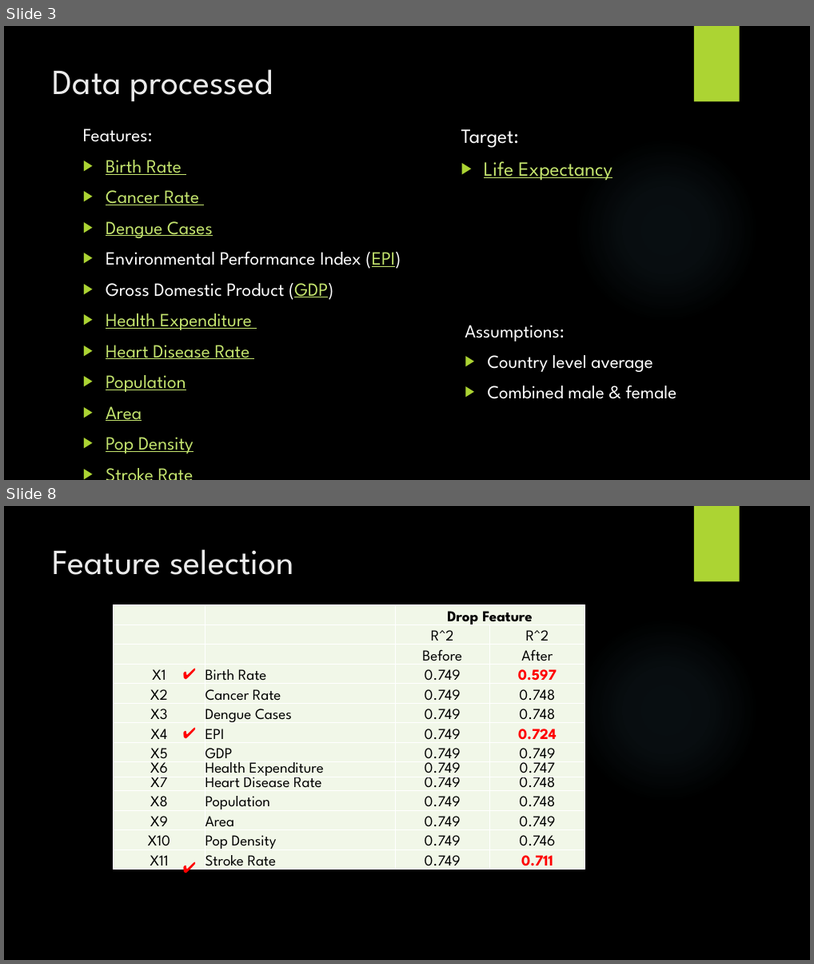
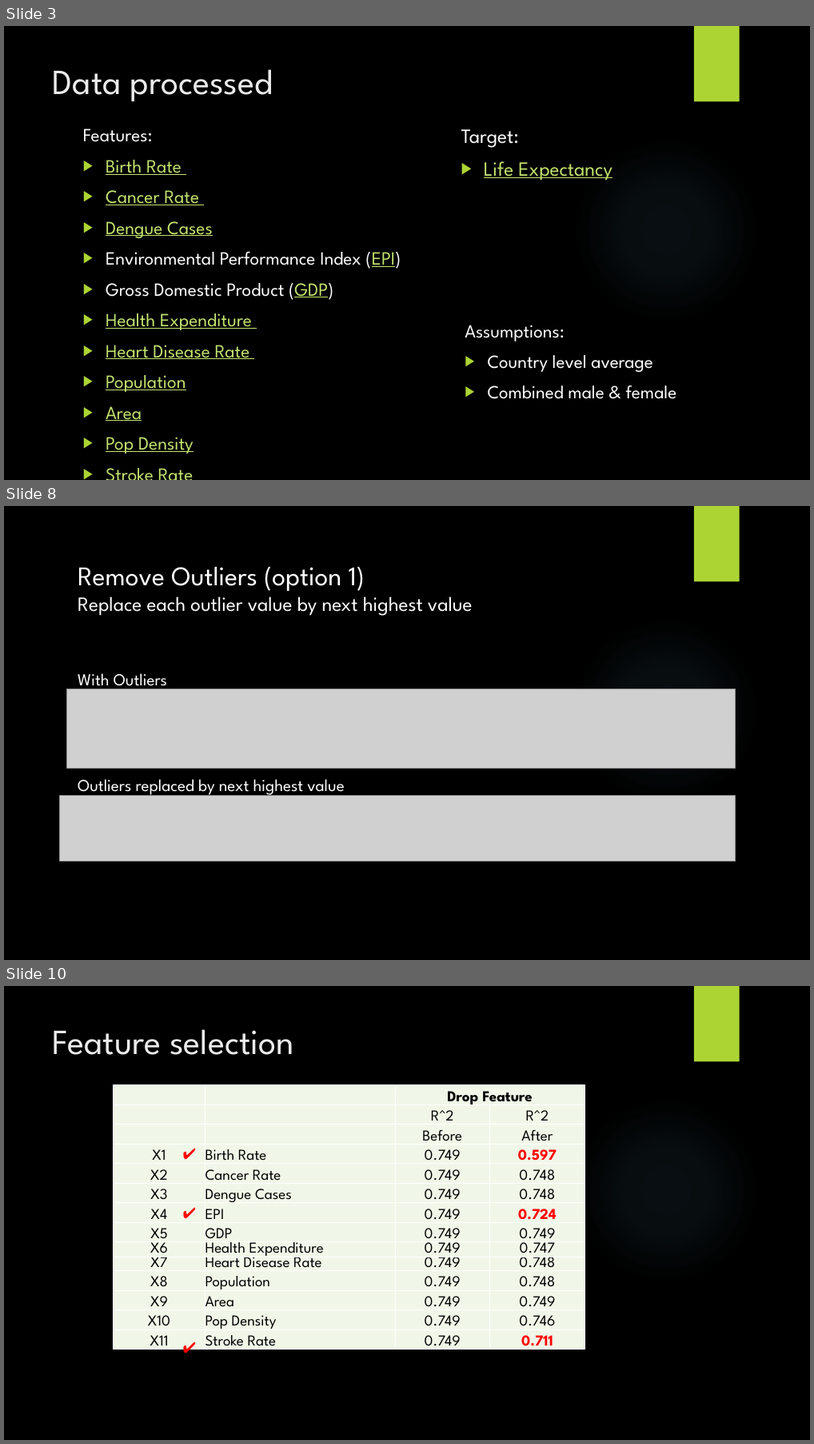
Before and after one commit to JNYH/Project-Luther, a slide deck: RegressionAnalysis.pptx. Shown one above the other, each under a label of ours: slides 3 and 8 before the commit, slides 3, 8 and 10 after it; the slides between them are not shown. The pictures are 814x964 and 814x1444 pixels, drawn with LibreOffice and Linux fonts; fonts in the diff are those of the drawing; grey boxes stand for pictures; background and template pictures are left out. Boxes give left, top, right and bottom in pixels: in the first picture for what was removed or moved away, otherwise in the second. Text is boxed around its words. In the diff, an @@ line names an element or a change of style, - is before the commit and + after.

```diff
--- a/RegressionAnalysis.pptx
+++ b/RegressionAnalysis.pptx
@@ slide 8 added at (4,506,810,960), background picture (left out); not listed: 2 template elements that a slide beside it also shows @@
@@ text added at (78,566,473,616), 24 pt, text #FFFFFF @@
+Remove Outliers (option 1)
+Replace each outlier value by next highest value
@@ text added at (78,673,167,690), 20 pt, text #FFFFFF @@
+With Outliers
@@ picture added at (67,688,735,768) @@
@@ text added at (78,779,344,796), 20 pt, text #FFFFFF @@
+Outliers replaced by next highest value
@@ picture added at (60,795,735,860) @@
@@ what was slide 8 is now slide 10 @@
```
Also in this commit, not shown: 6 slides changed, 1 other slide added.
